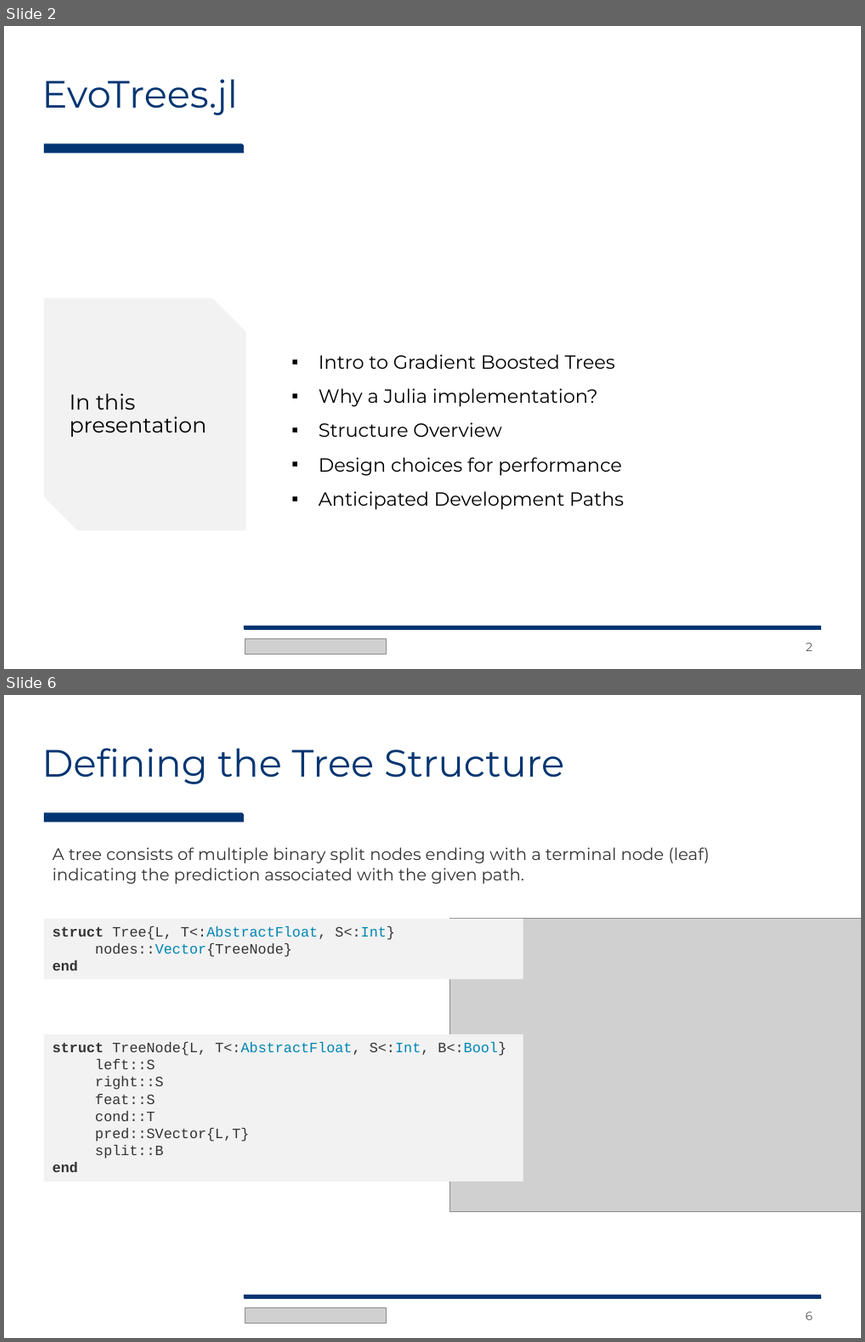
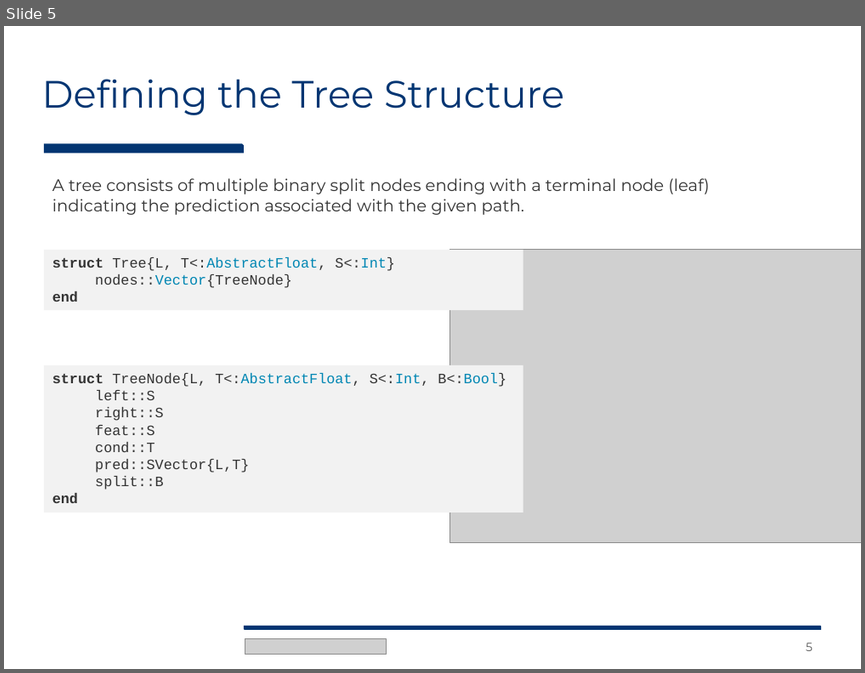
Before and after one commit to Evovest/EvoTrees.jl, a slide deck: blog/EvoTrees - Intro to Gradient Boosting Trees.pptx. Shown one above the other, each under a label of ours: slides 2 and 6 before the commit, slide 5 after it; the slides between them are not shown. The pictures are 865x1342 and 865x673 pixels, drawn with LibreOffice and Linux fonts; fonts in the diff are those of the drawing; grey boxes stand for pictures. Boxes give left, top, right and bottom in pixels: in the first picture for what was removed or moved away, otherwise in the second. Text is boxed around its words. In the diff, an @@ line names an element or a change of style, - is before the commit and + after.

```diff
--- a/blog/EvoTrees - Intro to Gradient Boosting Trees.pptx
+++ b/blog/EvoTrees - Intro to Gradient Boosting Trees.pptx
@@ slide 2 removed at box(4, 26, 861, 669), background #FFFFFF @@
@@ title removed at box(42, 79, 238, 115) @@
-EvoTrees.jl
@@ snip rect removed at box(44, 143, 244, 153) @@
@@ snip diag rect removed at box(44, 298, 246, 530) @@
-In this presentation
@@ text removed at box(318, 354, 624, 510) @@
-▪ Intro to Gradient Boosted Trees
-▪ Why a Julia implementation?
-▪ Structure Overview
-▪ Design choices for performance
-▪ Anticipated Development Paths
@@ snip diag rect removed at box(244, 625, 822, 630) @@
@@ picture removed at box(245, 639, 386, 654) @@
@@ page number removed at box(806, 642, 812, 651) @@
-2
@@ what was slide 6 is now slide 5 @@
@@ page number at box(806, 642, 812, 651): text changed @@
-6
+5
```
Also in this commit, not shown: 5 slides changed, 1 slide added, 1 other slide removed.
